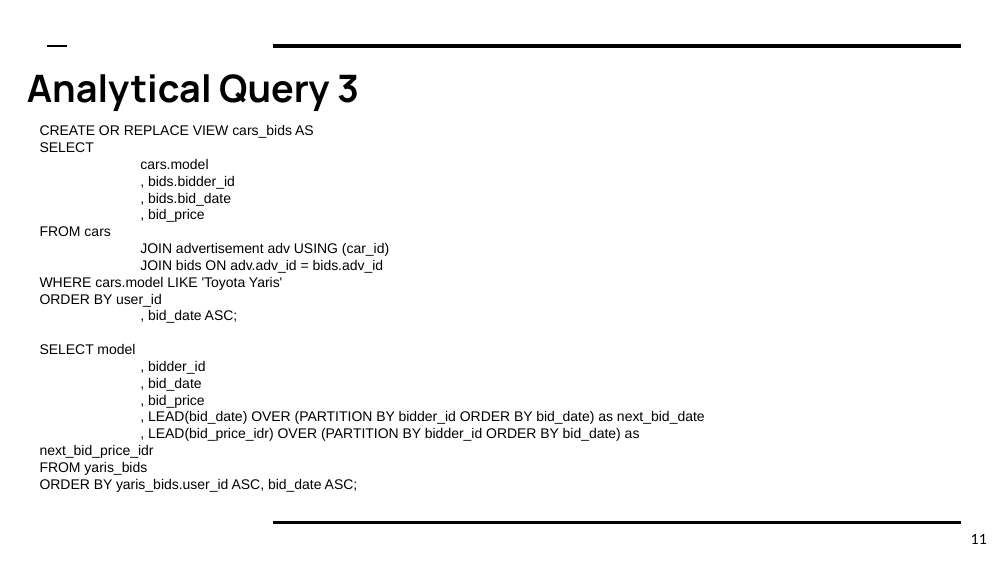
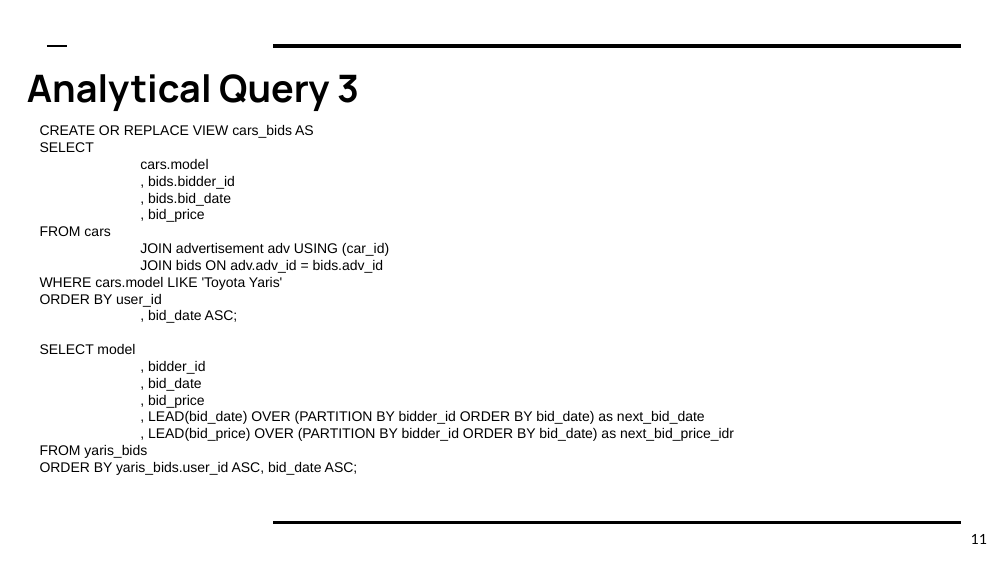
Before and after one commit to KyrieCettyara/Relational-Database-Pacmann-Mobil-Bekas, a slide deck: slide 11 of Presentasi Project.pptx. Drawn at 1008x567 pixels with LibreOffice and Linux fonts; fonts in the diff are those of the drawing. Boxes give left, top, right and bottom in pixels: in the first picture for what was removed or moved away, otherwise in the second. Text is boxed around its words. In the diff, an @@ line names an element or a change of style, - is before the commit and + after.

```diff
--- a/Presentasi Project.pptx
+++ b/Presentasi Project.pptx
@@ text at bbox=[148, 428, 734, 441]: text changed @@
-, LEAD(bid_price_idr) OVER (PARTITION BY bidder_id ORDER BY bid_date) as next_bid_price_idr
+, LEAD(bid_price) OVER (PARTITION BY bidder_id ORDER BY bid_date) as next_bid_price_idr
```
Also in this commit, not shown: 4 other slides changed, 1 other file.
